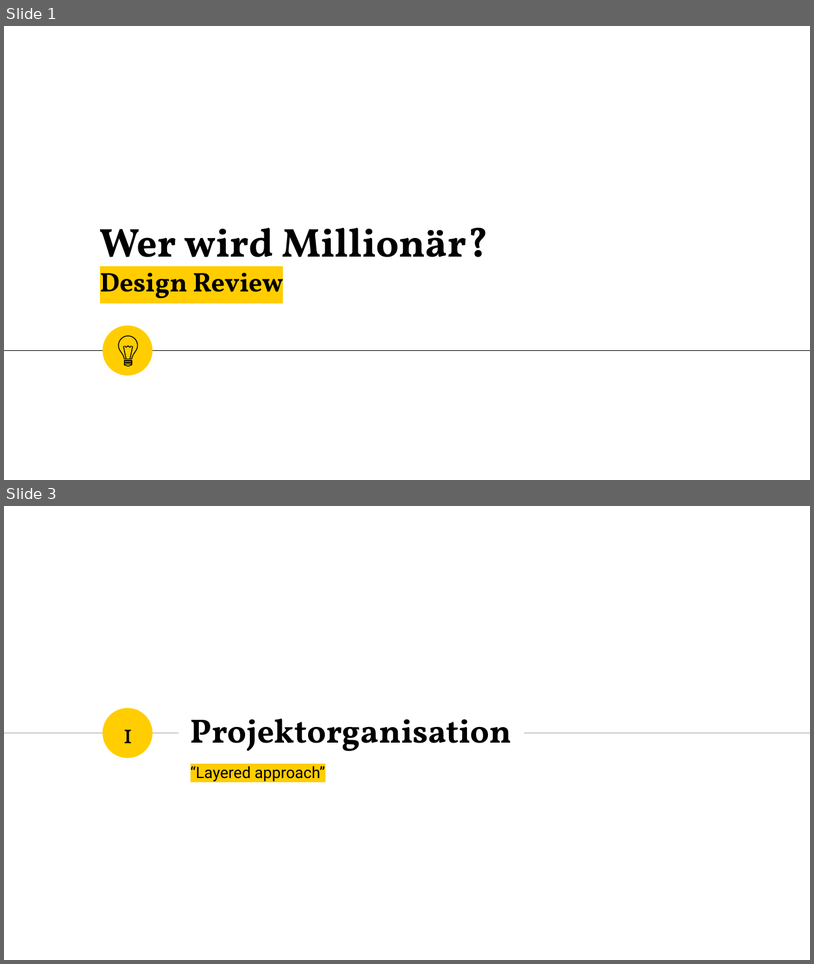
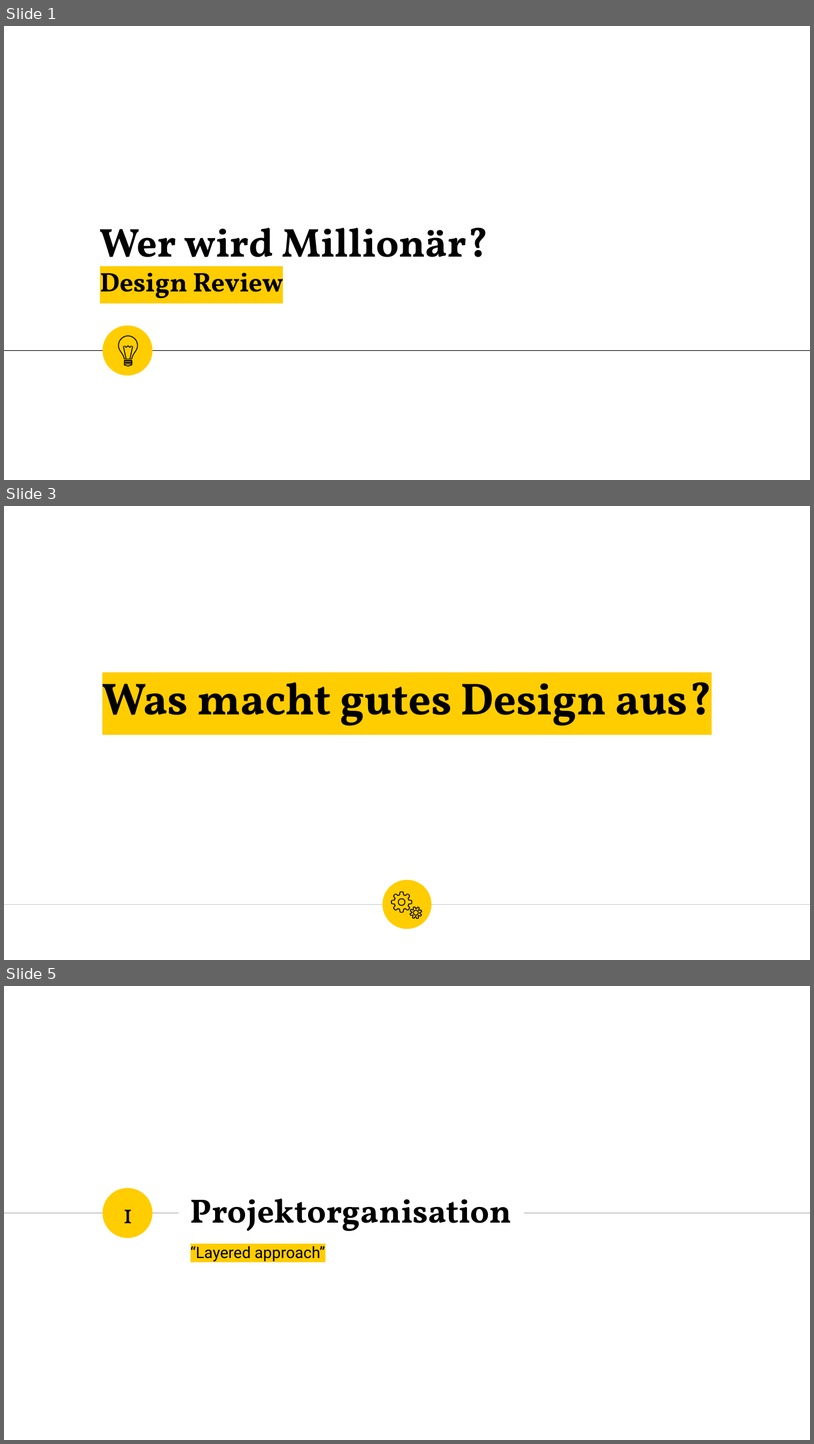
Before and after one commit to marcelherd/OOT-Projekt, a slide deck: Design/Milestone-Presentation.pptx. Shown one above the other, each under a label of ours: slides 1 and 3 before the commit, slides 1, 3 and 5 after it; the slides between them are not shown. The pictures are 814x964 and 814x1444 pixels, drawn with LibreOffice and Linux fonts; fonts in the diff are those of the drawing. Boxes give left, top, right and bottom in pixels: in the first picture for what was removed or moved away, otherwise in the second. Text is boxed around its words. In the diff, an @@ line names an element or a change of style, - is before the commit and + after.

Commit message:
Finished design milestone presentation

```diff
--- a/Design/Milestone-Presentation.pptx
+++ b/Design/Milestone-Presentation.pptx
@@ slide 3 added at [4, 506, 810, 960], background #FFFFFF @@
@@ title added at [102, 682, 712, 726], 40 pt, text #000000, bold @@
+Was macht gutes Design aus?
@@ ellipse added at [383, 879, 432, 928], fill #FFCD00 @@
@@ freeform shape added at [392, 891, 412, 912], outline #000000 0.75 pt @@
@@ line added from (4, 904) to (810, 904), #CCCCCC 0.75 pt @@
@@ freeform shape added at [410, 907, 422, 918], outline #000000 0.75 pt @@
@@ what was slide 3 is now slide 5 @@
```
Also in this commit, not shown: 8 slides changed, 8 other slides added, 1 slide removed, 1 other file.
